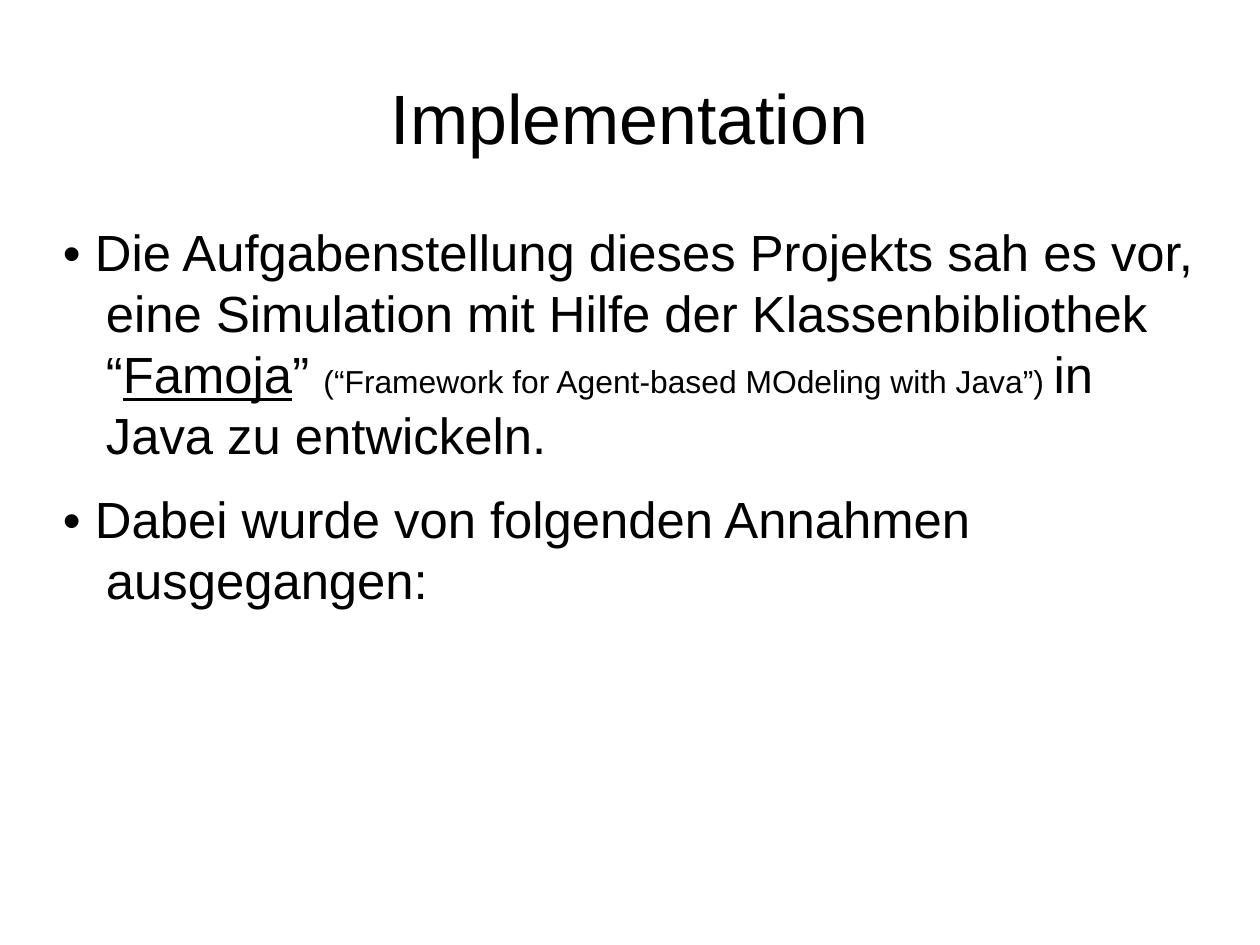
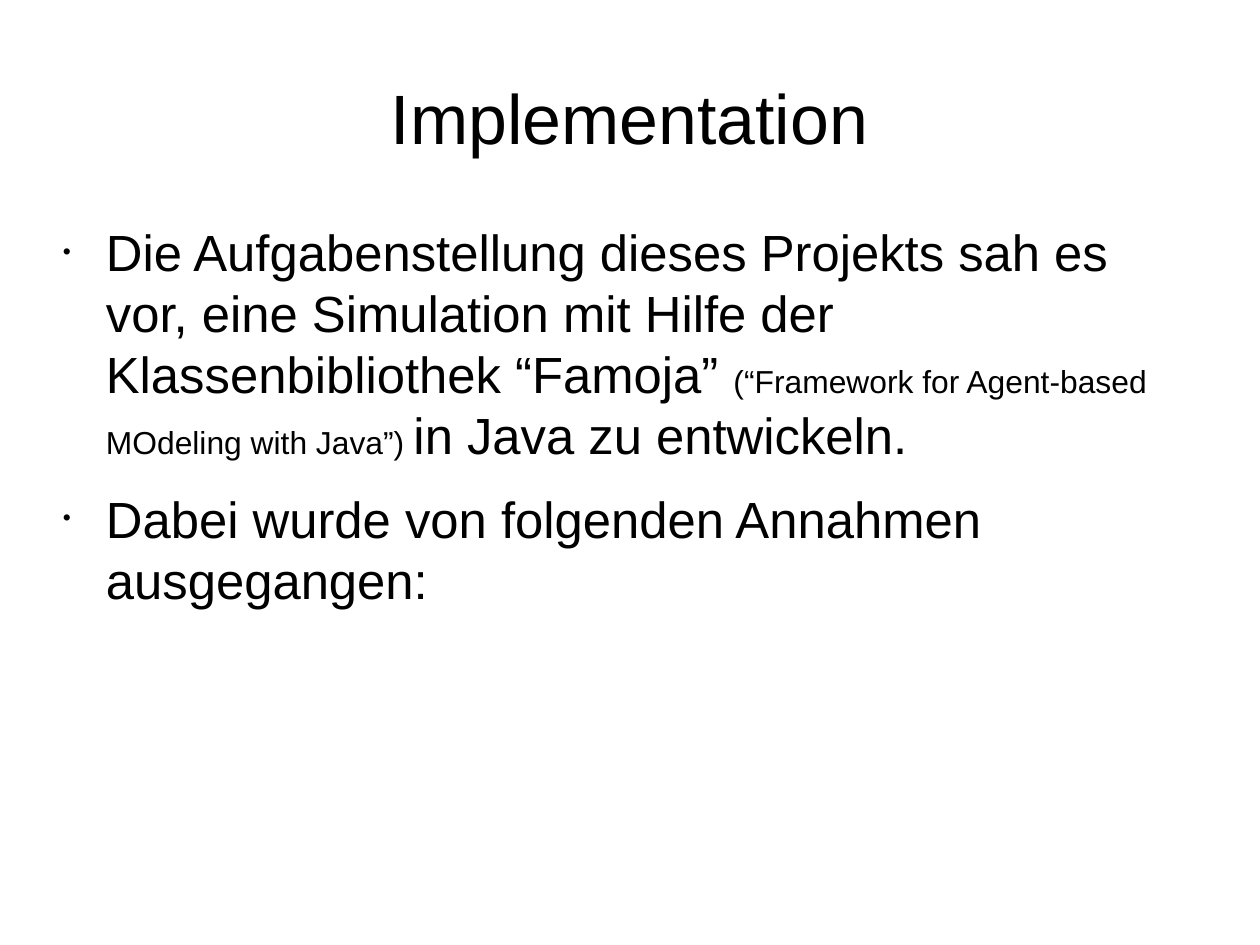
Before and after one commit to wsmirnow/Sugarscape, a slide deck: slide 4 of Presentation/Presentation.odp. Drawn at 1260x945 pixels with LibreOffice and Linux fonts; fonts in the diff are those of the drawing. Boxes give left, top, right and bottom in pixels: in the first picture for what was removed or moved away, otherwise in the second. Text is boxed around its words. In the diff, an @@ line names an element or a change of style, - is before the commit and + after.

```diff
--- a/Presentation/Presentation.odp
+++ b/Presentation/Presentation.odp
@@ text at bbox=[106, 234, 1146, 609]: text changed @@
-• Die Aufgabenstellung dieses Projekts sah es vor, eine Simulation mit Hilfe der Klassenbibliothek “Famoja” (“Framework for Agent-based MOdeling with Java”) in Java zu entwickeln.
-• Dabei wurde von folgenden Annahmen ausgegangen:
+• Die Aufgabenstellung dieses Projekts sah es vor, eine Simulation mit Hilfe der Klassenbibliothek “Famoja” (“Framework for Agent-based MOdeling with Java”) in Java zu entwickeln.
+• Dabei wurde von folgenden Annahmen ausgegangen:
```
Also in this commit, not shown: 8 other slides changed, 1 other file.
